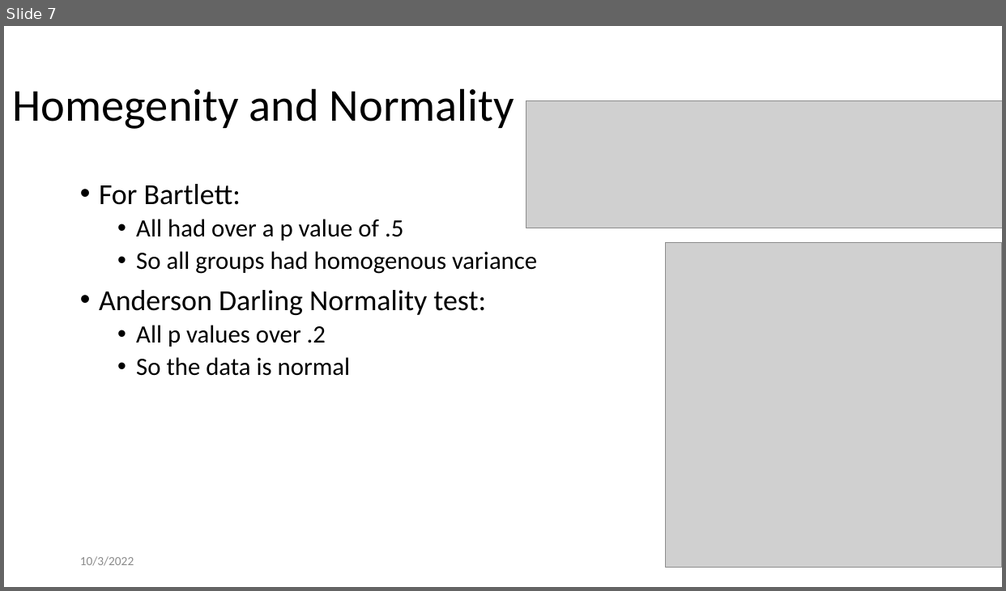
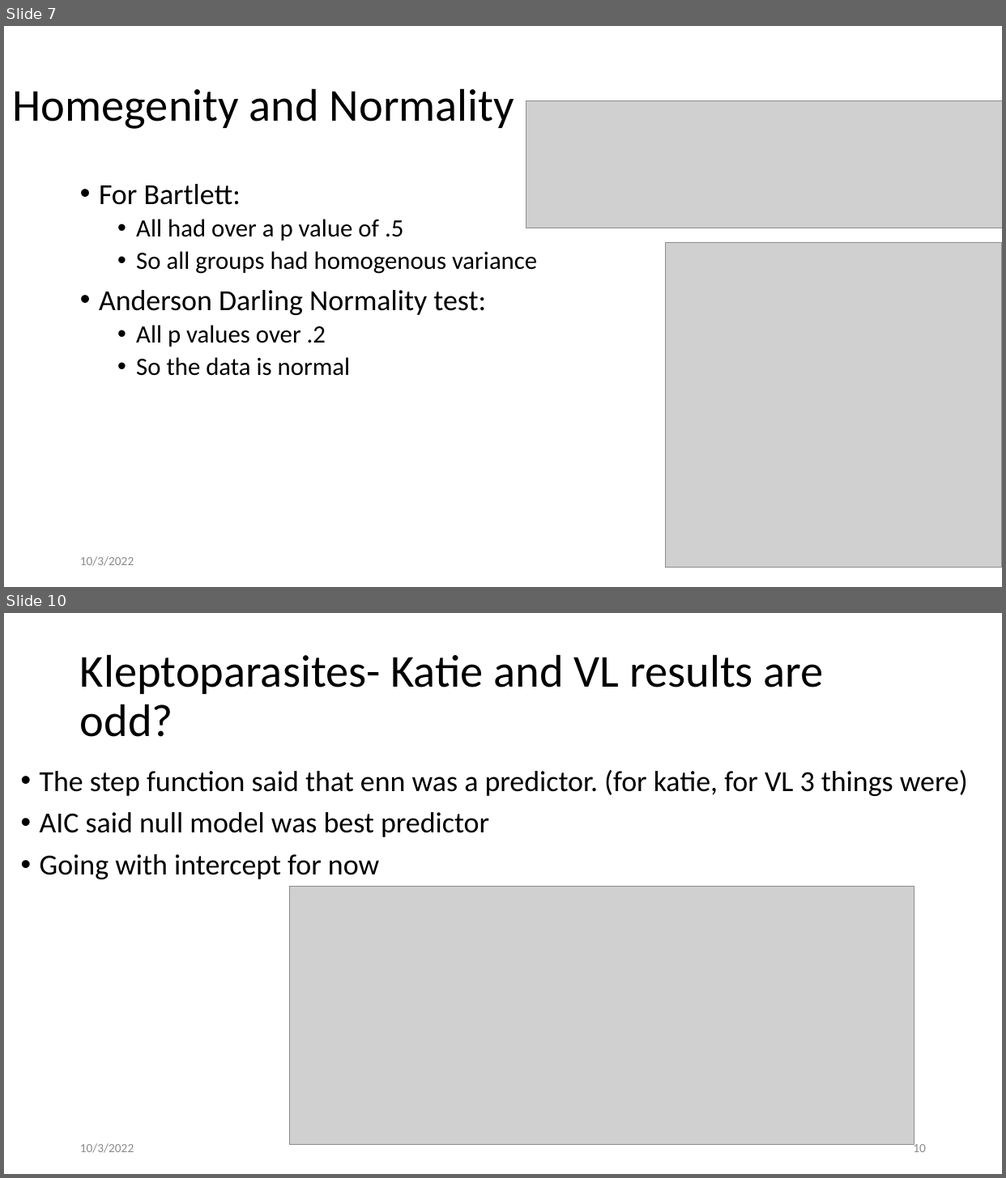
Before and after one commit to kiperry/Ohio_Bees, a slide deck: Changes I have made for local analysis.pptx. Shown one above the other, each under a label of ours: slide 7 before the commit, slides 7 and 10 after it; the slides between them are not shown. The pictures are 1006x591 and 1006x1178 pixels, drawn with LibreOffice and Linux fonts; fonts in the diff are those of the drawing; grey boxes stand for pictures. Boxes give left, top, right and bottom in pixels: in the first picture for what was removed or moved away, otherwise in the second. Text is boxed around its words. In the diff, an @@ line names an element or a change of style, - is before the commit and + after.

Commit message:
Updates to the powerpoint with results and questions that come up

```diff
--- a/Changes I have made for local analysis.pptx
+++ b/Changes I have made for local analysis.pptx
@@ slide 10 added at [4,613,1002,1174], background #FFFFFF @@
@@ title added at [80,654,824,737], 44 pt, text #000000 @@
+Kleptoparasites- Katie and VL results are odd?
@@ text added at [40,770,968,879], 28 pt, text #000000 @@
+• The step function said that enn was a predictor. (for katie, for VL 3 things were)
+• AIC said null model was best predictor
+• Going with intercept for now
@@ picture added at [290,887,914,1144] @@
@@ text added at [80,1144,134,1153], 12 pt, text #8C8C8C @@
+10/3/2022
@@ page number added at [913,1142,926,1152], 12 pt, text #8C8C8C @@
+10
```
Also in this commit, not shown: 1 slide changed, 6 other slides added.
